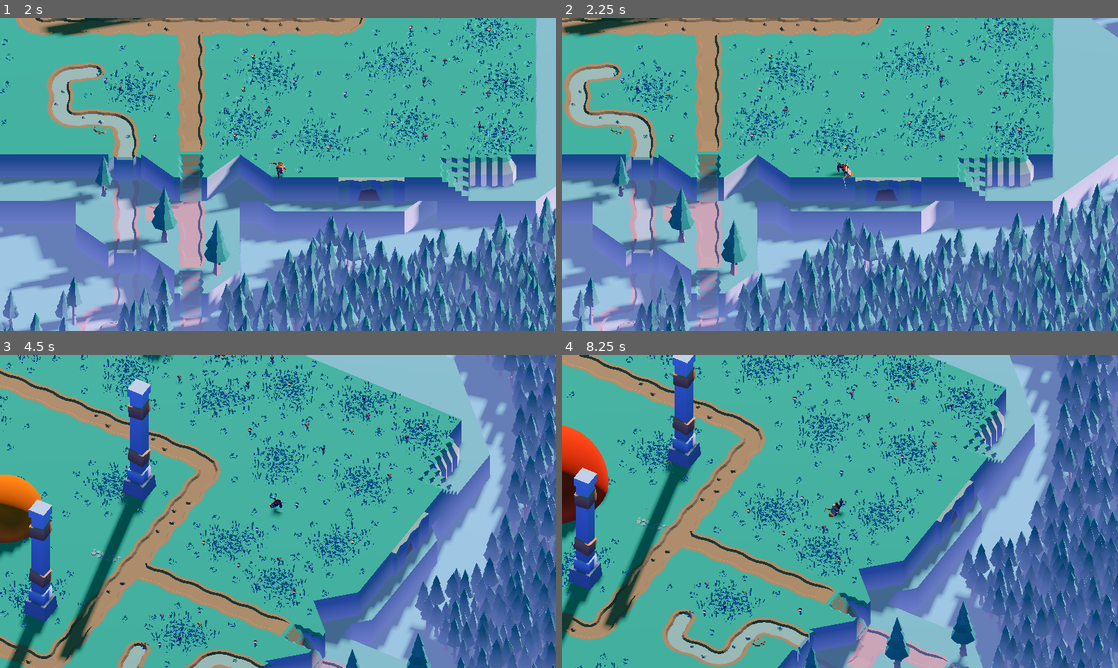
Above: before the commit, frames 1-4 (two rows, left to right).
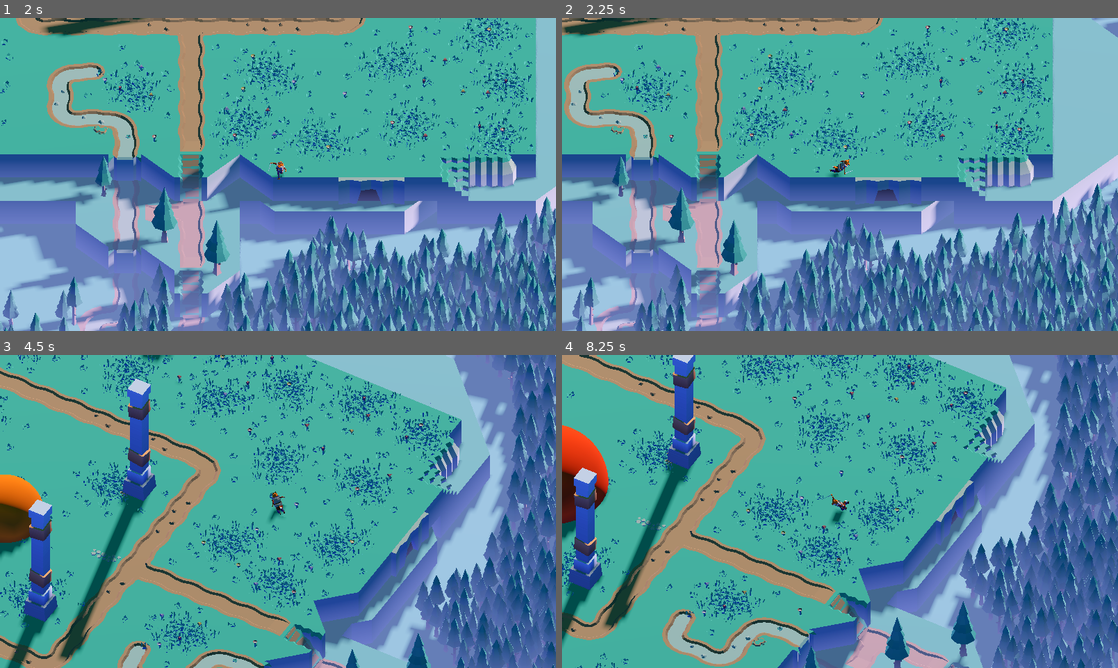
Above: after the commit, the same moments.

Repository: goobyspace/wild-jam
Game: Godot game, scene res://scenes/main.tscn
The game is run twice, just before and just after one commit, with the same random seed, the same clock (stepped at 60 frames per second) and the same inputs.
Inputs (mouse positions are in pixels of both pictures, inside the frame that each line leads up to):
- Up to frame 1 (2 s): tap Enter at 0.5 s; move the mouse to (400, 158) at 0.52 s; hold D (move_right) 0.53-1.28 s; click (400, 158) at 0.6 s; move the mouse to (166, 190) at 1.27 s; hold S (move_back) from 1.28 s (still down); click (166, 190) at 1.35 s
- Up to frame 2 (2.25 s): move the mouse to (895, 105) at 2.02 s; release S (move_back) at 2.03 s; hold D (move_right) from 2.03 s (still down); tap Q (attack_primary) at 2.1 s
- Up to frame 3 (4.5 s): click (333, 442) at 2.3 s; move the mouse to (250, 574) at 2.77 s; release D (move_right) at 2.78 s; hold W (move_forward) 2.78-3.53 s; tap E (attack_secondary) at 2.85 s; click (250, 574) at 3.05 s; move the mouse to (444, 558) at 3.52 s; hold Right mouse button (camera_drag) 3.53-4.28 s; hold A (move_left) from 3.53 s (still down); click (444, 558) at 3.8 s; move the mouse to (111, 464) at 4.27 s; tap Space (move_dash) at 4.35 s
- Up to frame 4 (8.25 s): click (673, 464) at 4.55 s; move the mouse to (867, 511) at 5.02 s; release A (move_left) at 5.03 s; hold S (move_back) 5.03-5.78 s; tap R (spell_one) at 5.1 s; click (867, 511) at 5.3 s; move the mouse to (756, 433) at 5.77 s; hold D (move_right) 5.78-6.53 s; tap F (spell_two) at 5.85 s; click (756, 433) at 6.05 s; move the mouse to (962, 495) at 6.52 s; hold W (move_forward) 6.53-7.28 s; click (962, 495) at 6.6 s; move the mouse to (728, 527) at 7.27 s; hold D (move_right) 7.28-8.03 s; click (728, 527) at 7.35 s; move the mouse to (895, 442) at 8.02 s; hold S (move_back) from 8.03 s (still down); tap Q (attack_primary) at 8.1 s

Frame 1 is identical in both runs. In frame 2, 0.2% of the frame differs, in the area x 40-53%, y 45-62%; in frame 3, 0.1%; in frame 4, 0.2%.

Commit message:
added animations

Diff:
--- a/scenes/player.tscn
+++ b/scenes/player.tscn
@@ -78,7 +78,7 @@
 
 [sub_resource type="AnimationNodeOneShot" id="AnimationNodeOneShot_d2wvv"]
 filter_enabled = true
-filters = ["Node/root/body/torso2/arm_left", "Node/root/body/torso2/arm_left/left_arm2", "Node/root/body/torso2/arm_right", "Node/root/body/torso2/arm_right/right_arm2", "Node/root/body/torso2/head2", "Node/root/body/torso2/tail2"]
+filters = ["Node/root/body/torso2/arm_left", "Node/root/body/torso2/arm_left/left_arm2", "Node/root/body/torso2/arm_right", "Node/root/body/torso2/arm_right/right_arm2", "Node/root/body/torso2/arm_right/right_arm2/sword2", "Node/root/body/torso2/head2", "Node/root/body/torso2/tail2"]
 fadein_time = 0.1
 fadeout_time = 0.1
 
@@ -94,7 +94,7 @@
 use_custom_timeline = true
 timeline_length = 0.6
 stretch_time_scale = true
-start_offset = 0.2
+start_offset = 0.0
 loop_mode = 0
 
 [sub_resource type="AnimationNodeAnimation" id="AnimationNodeAnimation_3v2ag"]
@@ -106,8 +106,43 @@
 [sub_resource type="AnimationNodeAnimation" id="AnimationNodeAnimation_f1ej7"]
 animation = &"player/strafe left"
 
+[sub_resource type="AnimationNodeOneShot" id="AnimationNodeOneShot_i4ail"]
+filter_enabled = true
+filters = ["Node/root/body/torso2", "Node/root/body/torso2/arm_left", "Node/root/body/torso2/arm_left/left_arm2", "Node/root/body/torso2/arm_right", "Node/root/body/torso2/arm_right/right_arm2", "Node/root/body/torso2/arm_right/right_arm2/sword2", "Node/root/body/torso2/head2", "Node/root/body/torso2/tail2"]
+fadein_time = 0.1
+fadeout_time = 0.1
+
+[sub_resource type="AnimationNodeAnimation" id="AnimationNodeAnimation_a38lo"]
+animation = &"player/lunge"
+
 [sub_resource type="AnimationNodeAnimation" id="AnimationNodeAnimation_oprun"]
 animation = &"player/strafe right"
+
+[sub_resource type="AnimationNodeOneShot" id="AnimationNodeOneShot_a38lo"]
+filter_enabled = true
+filters = ["Node/root/body/torso2", "Node/root/body/torso2/arm_left", "Node/root/body/torso2/arm_left/left_arm2", "Node/root/body/torso2/arm_right", "Node/root/body/torso2/arm_right/right_arm2", "Node/root/body/torso2/arm_right/right_arm2/sword2", "Node/root/body/torso2/head2", "Node/root/body/torso2/tail2"]
+fadein_time = 0.1
+fadeout_time = 0.2
+
+[sub_resource type="AnimationNodeAnimation" id="AnimationNodeAnimation_4ni07"]
+animation = &"player/spell 1"
+use_custom_timeline = true
+timeline_length = 0.9
+stretch_time_scale = false
+start_offset = 0.0
+loop_mode = 0
+
+[sub_resource type="AnimationNodeBlend2" id="AnimationNodeBlend2_l71n6"]
+
+[sub_resource type="AnimationNodeAnimation" id="AnimationNodeAnimation_ke2ow"]
+animation = &"player/bladestorm"
+
+[sub_resource type="AnimationNodeOneShot" id="AnimationNodeOneShot_4ni07"]
+fadein_time = 0.1
+fadeout_time = 0.1
+
+[sub_resource type="AnimationNodeAnimation" id="AnimationNodeAnimation_l71n6"]
+animation = &"player/spell 2"
 
 [sub_resource type="AnimationNodeTransition" id="AnimationNodeTransition_a8ls1"]
 xfade_time = 0.1
@@ -133,29 +168,45 @@
 input_4/reset = true
 
 [sub_resource type="AnimationNodeBlendTree" id="AnimationNodeBlendTree_d2wvv"]
-graph_offset = Vector2(-176.902, 8.83005)
+graph_offset = Vector2(-65.9141, -33.006)
 nodes/attack_animation/node = SubResource("AnimationNodeAnimation_d2wvv")
-nodes/attack_animation/position = Vector2(620, 380)
+nodes/attack_animation/position = Vector2(480, 320)
 nodes/attack_normal/node = SubResource("AnimationNodeOneShot_d2wvv")
-nodes/attack_normal/position = Vector2(920, 0)
+nodes/attack_normal/position = Vector2(500, 40)
 nodes/back/node = SubResource("AnimationNodeAnimation_jej6c")
 nodes/back/position = Vector2(-360, 540)
 nodes/dash/node = SubResource("AnimationNodeOneShot_3v2ag")
-nodes/dash/position = Vector2(520, 20)
+nodes/dash/position = Vector2(320, 40)
 nodes/dash_animation/node = SubResource("AnimationNodeAnimation_qfm1y")
-nodes/dash_animation/position = Vector2(320, 240)
+nodes/dash_animation/position = Vector2(300, 320)
 nodes/forward/node = SubResource("AnimationNodeAnimation_3v2ag")
 nodes/forward/position = Vector2(-360, 60)
 nodes/idle/node = SubResource("AnimationNodeAnimation_a8ls1")
 nodes/idle/position = Vector2(-360, -100)
 nodes/left/node = SubResource("AnimationNodeAnimation_f1ej7")
 nodes/left/position = Vector2(-360, 220)
-nodes/output/position = Vector2(1180, 40)
+nodes/lunge/node = SubResource("AnimationNodeOneShot_i4ail")
+nodes/lunge/position = Vector2(680, 40)
+nodes/lunge_animation/node = SubResource("AnimationNodeAnimation_a38lo")
+nodes/lunge_animation/position = Vector2(660, 320)
+nodes/output/position = Vector2(1540, 60)
 nodes/right/node = SubResource("AnimationNodeAnimation_oprun")
 nodes/right/position = Vector2(-360, 380)
+nodes/spell/node = SubResource("AnimationNodeOneShot_a38lo")
+nodes/spell/position = Vector2(1100, 40)
+nodes/spell_animation/node = SubResource("AnimationNodeAnimation_4ni07")
+nodes/spell_animation/position = Vector2(1080, 320)
+nodes/spin/node = SubResource("AnimationNodeBlend2_l71n6")
+nodes/spin/position = Vector2(1320, 60)
+nodes/spin_animation/node = SubResource("AnimationNodeAnimation_ke2ow")
+nodes/spin_animation/position = Vector2(1260, 320)
+nodes/thunder/node = SubResource("AnimationNodeOneShot_4ni07")
+nodes/thunder/position = Vector2(880, 40)
+nodes/thunder_animation/node = SubResource("AnimationNodeAnimation_l71n6")
+nodes/thunder_animation/position = Vector2(840, 320)
 nodes/walk_direction/node = SubResource("AnimationNodeTransition_a8ls1")
 nodes/walk_direction/position = Vector2(100, 80)
-node_connections = [&"attack_normal", 0, &"dash", &"attack_normal", 1, &"attack_animation", &"dash", 0, &"walk_direction", &"dash", 1, &"dash_animation", &"output", 0, &"attack_normal", &"walk_direction", 0, &"idle", &"walk …(121 unchanged characters)…
+node_connections = [&"attack_normal", 0, &"dash", &"attack_normal", 1, &"attack_animation", &"dash", 0, &"walk_direction", &"dash", 1, &"dash_animation", &"lunge", 0, &"attack_normal", &"lunge", 1, &"lunge_animation", &"output", 0, &"spin", &"spell", 0, &"thunder", &"spell", 1, &"spell_animation", &"spin", 0, &"spell", &"spin", 1, &"spin_animation", &"thunder", 0, &"lunge", &"thunder", 1, &"thunder_animation", &"walk_direction", 0, &"idle", &"walk …(121 unchanged characters)…
 
 [sub_resource type="CylinderShape3D" id="CylinderShape3D_d2wvv"]
 height = 1.95
@@ -244,6 +295,16 @@
 parameters/dash/active = false
 parameters/dash/internal_active = false
 parameters/dash/request = 0
+parameters/lunge/active = false
+parameters/lunge/internal_active = false
+parameters/lunge/request = 0
+parameters/spell/active = false
+parameters/spell/internal_active = false
+parameters/spell/request = 0
+parameters/spin/blend_amount = 0
+parameters/thunder/active = false
+parameters/thunder/internal_active = false
+parameters/thunder/request = 0
 parameters/walk_direction/current_state = "idle"
 parameters/walk_direction/transition_request = ""
 parameters/walk_direction/current_index = 0
--- /dev/null
+++ b/scripts/player/abilities/weapons/sword/whirlwind.tscn
@@ -0,0 +1,15 @@
+[gd_scene load_steps=2 format=3 uid="uid://bbfn0xoov1gdk"]
+
+[ext_resource type="Script" uid="uid://dv1bu7ne71qsh" path="res://scripts/player/abilities/weapons/sword/main.gd" id="1_p2lti"]
+
+[node name="sword_main" type="Node3D" node_paths=PackedStringArray("area_hitbox")]
+script = ExtResource("1_p2lti")
+area_hitbox = NodePath("Area3D")
+ability_cooldown = 1.5
+
+[node name="Area3D" type="Area3D" parent="."]
+
+[node name="CollisionPolygon3D" type="CollisionPolygon3D" parent="Area3D"]
+transform = Transform3D(1, 0, 0, 0, -4.37114e-08, 1, 0, -1, -4.37114e-08, 0, 0, 0)
+polygon = PackedVector2Array(-1, 0, 1.2, 0, 1, 1.5, -1, 1.5)
+debug_color = Color(0, 0.592157, 0.690196, 1)
--- a/scripts/player/movement/player_animations.gd
+++ b/scripts/player/movement/player_animations.gd
@@ -22,6 +22,10 @@
 enum ActionAnimations {
 	attack_normal,
 	dash,
+	spin,
+	lunge,
+	spell_cast,
+	thunder,
 }
 
 const ActionAnimTranslation = {
--- a/scripts/player/movement/player_movement.gd
+++ b/scripts/player/movement/player_movement.gd
@@ -29,7 +29,7 @@
 		.rotated(Vector3(0, 0, 1), -sin(rotation.y) * rotation.x)
 
 
-func set_direction(knockback_direction: Vector3, knockback_speed: float, duration: float, lock: bool) -> void:
+func set_direction(knockback_direction: Vector3, knockback_speed: float, duration: float, lock: bool = false) -> void:
 	if knockback_direction == Vector3.ZERO:
 		knockback_direction = direction
 	knockback_vectors.append(knockback.new(knockback_direction, knockback_speed, duration, lock))
Not shown: 1 places in scenes/player.tscn that only renumber resources
